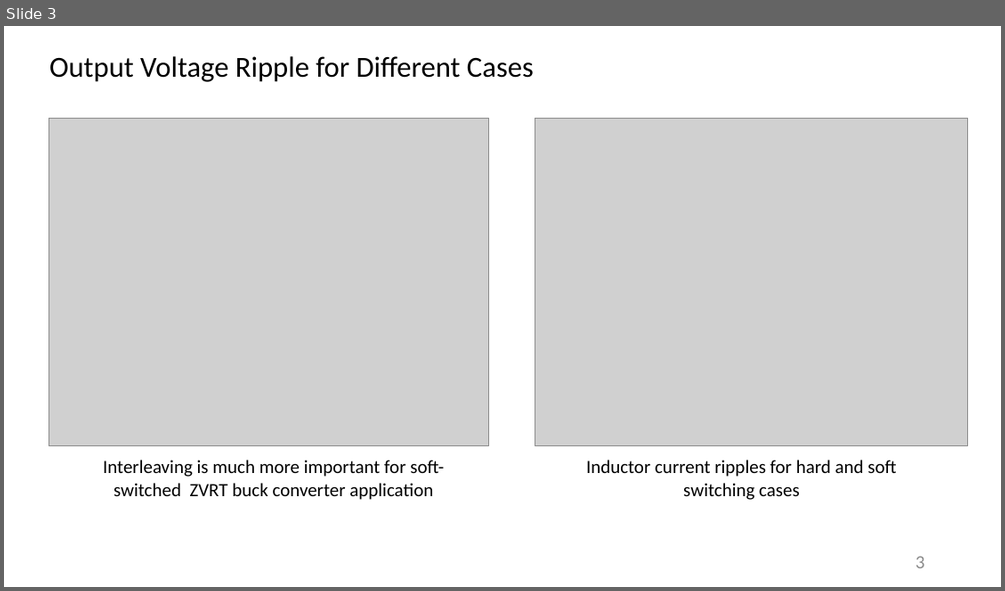
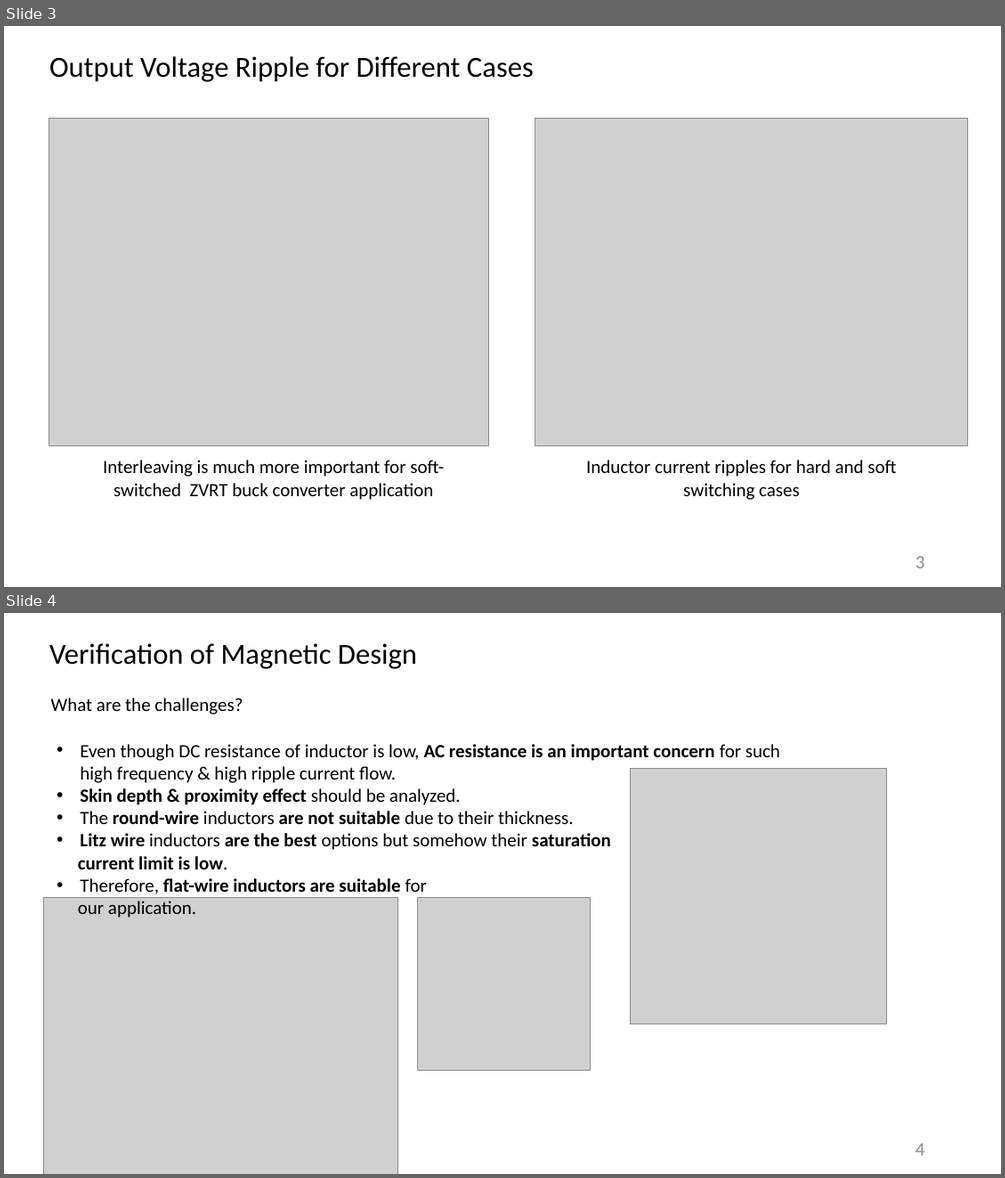
Before and after one commit to furkankarakaya/GaN-Studies, a slide deck: Weekly Reports/2019.09.11 - 2019.09.18 Report.pptx. Shown one above the other, each under a label of ours: slide 3 before the commit, slides 3 and 4 after it. The pictures are 1005x591 and 1005x1178 pixels, drawn with LibreOffice and Linux fonts; fonts in the diff are those of the drawing; grey boxes stand for pictures. Boxes give left, top, right and bottom in pixels: in the first picture for what was removed or moved away, otherwise in the second. Text is boxed around its words. In the diff, an @@ line names an element or a change of style, - is before the commit and + after.

```diff
--- a/Weekly Reports/2019.09.11 - 2019.09.18 Report.pptx
+++ b/Weekly Reports/2019.09.11 - 2019.09.18 Report.pptx
@@ slide 4 added at (4, 613, 1001, 1174), background #FFFFFF @@
@@ text added at (49, 643, 417, 669), 28 pt, text #000000 @@
+Verification of Magnetic Design
@@ text added at (51, 698, 243, 714), 18 pt, text #000000 @@
+What are the challenges?
@@ text added at (78, 744, 780, 917), 18 pt, text #000000 @@
+• Even though DC resistance of inductor is low, AC resistance is an important concern for such high frequency & high ripple current flow.
+• Skin depth & proximity effect should be analyzed.
+• The round-wire inductors are not suitable due to their thickness.
+• Litz wire inductors are the best options but somehow their saturation
+current limit is low.
+• Therefore, flat-wire inductors are suitable for
+our application.
@@ picture added at (631, 769, 887, 1024) @@
@@ picture added at (44, 897, 398, 1174) @@
@@ picture added at (418, 897, 591, 1070) @@
@@ page number added at (915, 1143, 925, 1155), 18 pt, text #8C8C8C @@
+4
```
Also in this commit, not shown: 5 other slides added, 6 other files.
